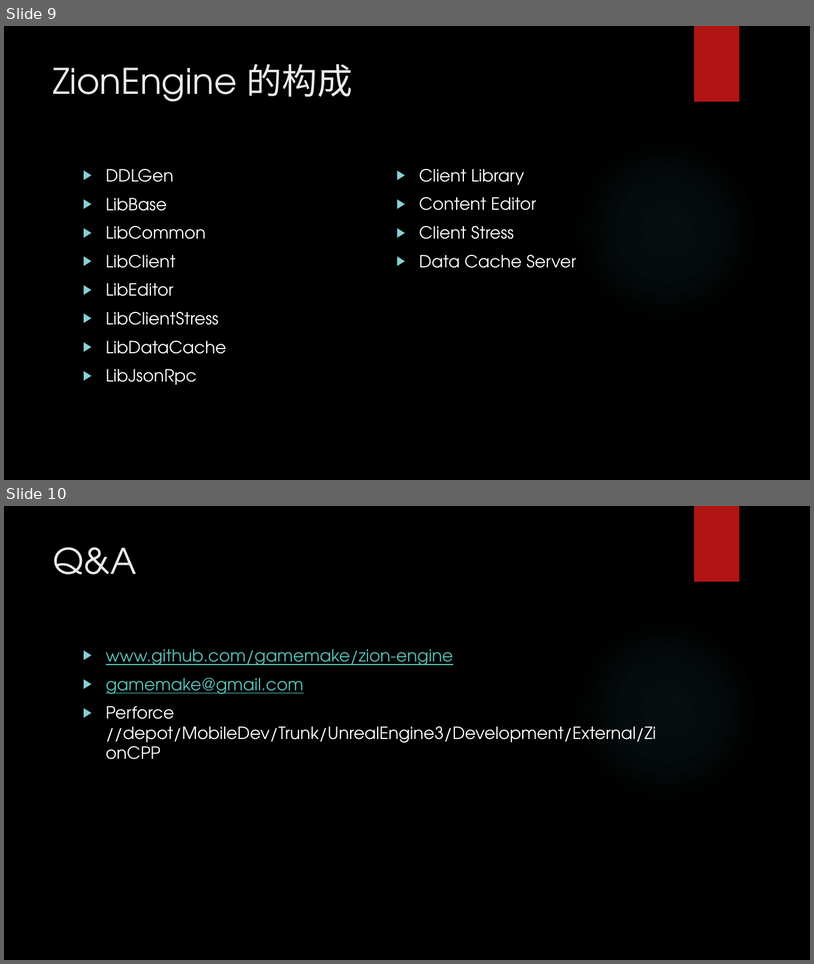
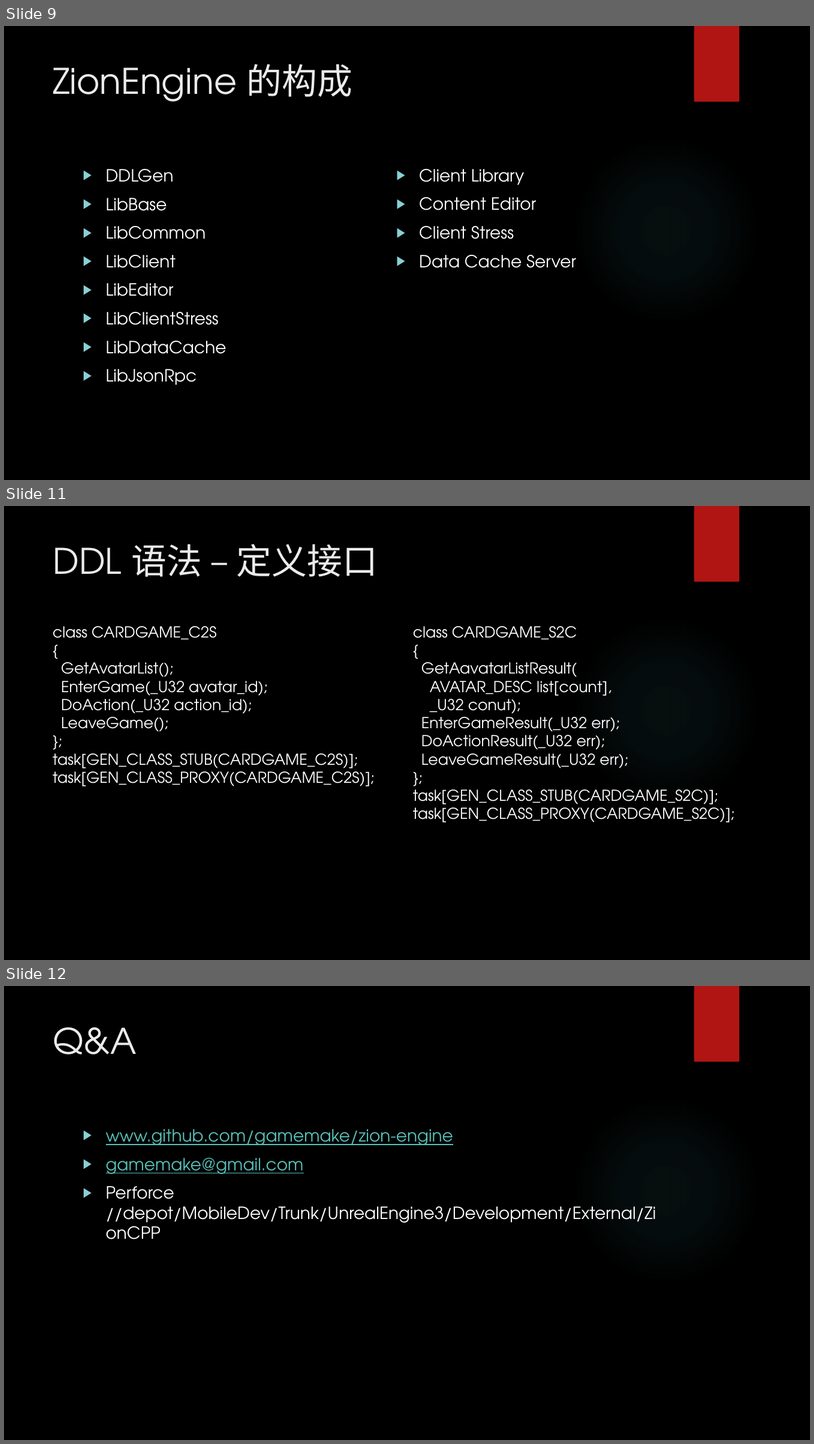
Before and after one commit to luozhishen/gameengine, a slide deck: Development/Documents/ZionEngine.pptx. Shown one above the other, each under a label of ours: slides 9 and 10 before the commit, slides 9, 11 and 12 after it; the slides between them are not shown. The pictures are 814x964 and 814x1444 pixels, drawn with LibreOffice and Linux fonts; fonts in the diff are those of the drawing; background and template pictures are left out. Boxes give left, top, right and bottom in pixels: in the first picture for what was removed or moved away, otherwise in the second. Text is boxed around its words. In the diff, an @@ line names an element or a change of style, - is before the commit and + after.

```diff
--- a/Development/Documents/ZionEngine.pptx
+++ b/Development/Documents/ZionEngine.pptx
@@ slide 11 added at (x1=4, y1=506, x2=810, y2=960), background picture (left out); not listed: 2 template elements that a slide beside it also shows @@
@@ title added at (x1=53, y1=544, x2=378, y2=577), 42 pt, text #EBEBEB @@
+DDL 语法 – 定义接口
@@ text added at (x1=53, y1=626, x2=375, y2=786), 18 pt, text #FFFFFF @@
+class CARDGAME_C2S
+{
+GetAvatarList();
+EnterGame(_U32 avatar_id);
+DoAction(_U32 action_id);
+LeaveGame();
+};
+task[GEN_CLASS_STUB(CARDGAME_C2S)];
+task[GEN_CLASS_PROXY(CARDGAME_C2S)];
@@ text added at (x1=413, y1=626, x2=735, y2=822), 18 pt, text #FFFFFF @@
+class CARDGAME_S2C
+{
+GetAavatarListResult(
+AVATAR_DESC list[count],
+_U32 conut);
+EnterGameResult(_U32 err);
+DoActionResult(_U32 err);
+LeaveGameResult(_U32 err);
+};
+task[GEN_CLASS_STUB(CARDGAME_S2C)];
+task[GEN_CLASS_PROXY(CARDGAME_S2C)];
@@ what was slide 10 is now slide 12 @@
```
Also in this commit, not shown: 2 slides changed, 1 other slide added.
